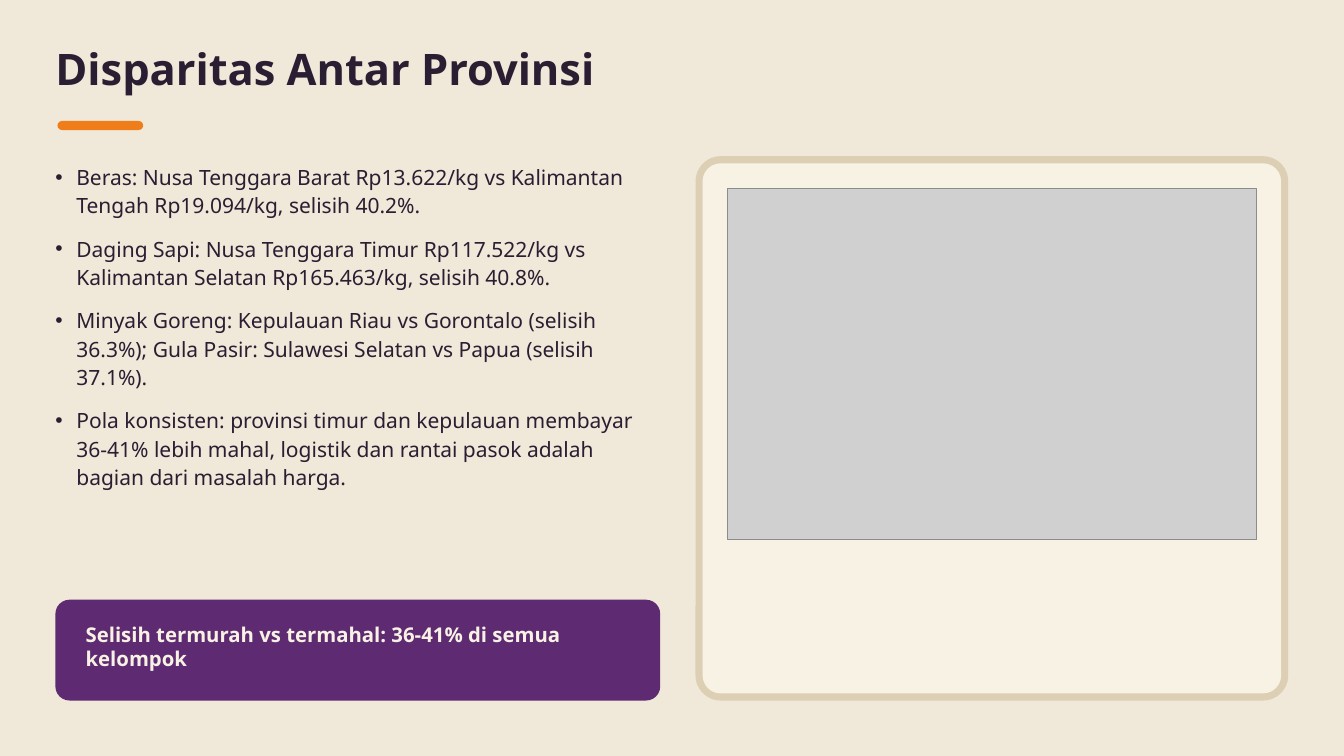
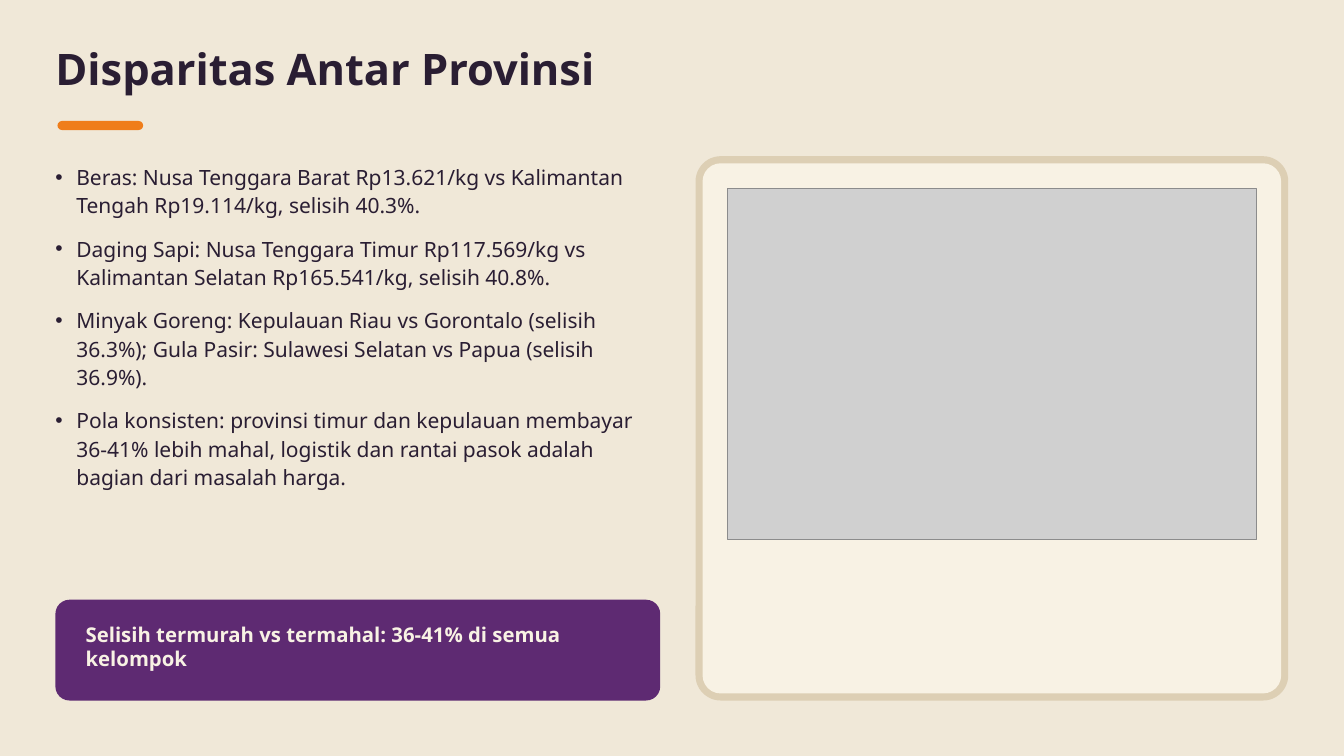
Before and after one commit to baghizash/harga-pangan-nasional-2026, a slide deck: slide 8 of Portofolio-Analisis-Harga-Pangan.pptx. Drawn at 1344x756 pixels with LibreOffice and Linux fonts; fonts in the diff are those of the drawing; grey boxes stand for pictures. Boxes give left, top, right and bottom in pixels: in the first picture for what was removed or moved away, otherwise in the second. Text is boxed around its words. In the diff, an @@ line names an element or a change of style, - is before the commit and + after.

```diff
--- a/Portofolio-Analisis-Harga-Pangan.pptx
+++ b/Portofolio-Analisis-Harga-Pangan.pptx
@@ text at bbox=[76, 169, 623, 389]: text changed @@
-• Beras: Nusa Tenggara Barat Rp13.622/kg vs Kalimantan Tengah Rp19.094/kg, selisih 40.2%.
-• Daging Sapi: Nusa Tenggara Timur Rp117.522/kg vs Kalimantan Selatan Rp165.463/kg, selisih 40.8%.
-• Minyak Goreng: Kepulauan Riau vs Gorontalo (selisih 36.3%); Gula Pasir: Sulawesi Selatan vs Papua (selisih 37.1%).
+• Beras: Nusa Tenggara Barat Rp13.621/kg vs Kalimantan Tengah Rp19.114/kg, selisih 40.3%.
+• Daging Sapi: Nusa Tenggara Timur Rp117.569/kg vs Kalimantan Selatan Rp165.541/kg, selisih 40.8%.
+• Minyak Goreng: Kepulauan Riau vs Gorontalo (selisih 36.3%); Gula Pasir: Sulawesi Selatan vs Papua (selisih 36.9%).
```
Also in this commit, not shown: 6 other slides changed.
